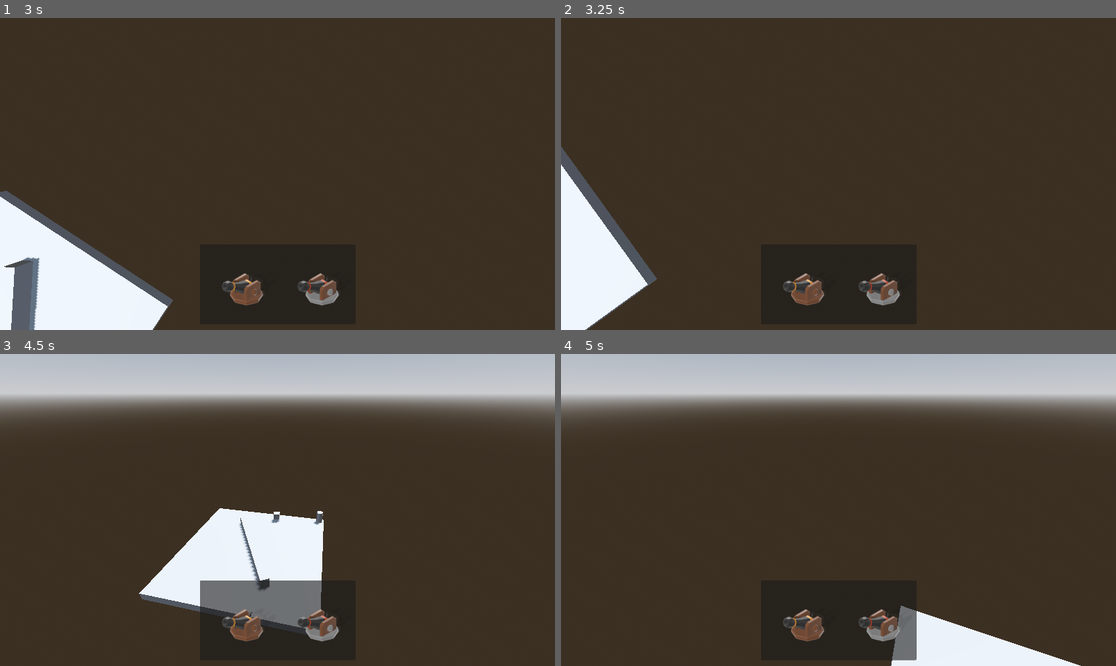
Above: before the commit, frames 1-4 (two rows, left to right).
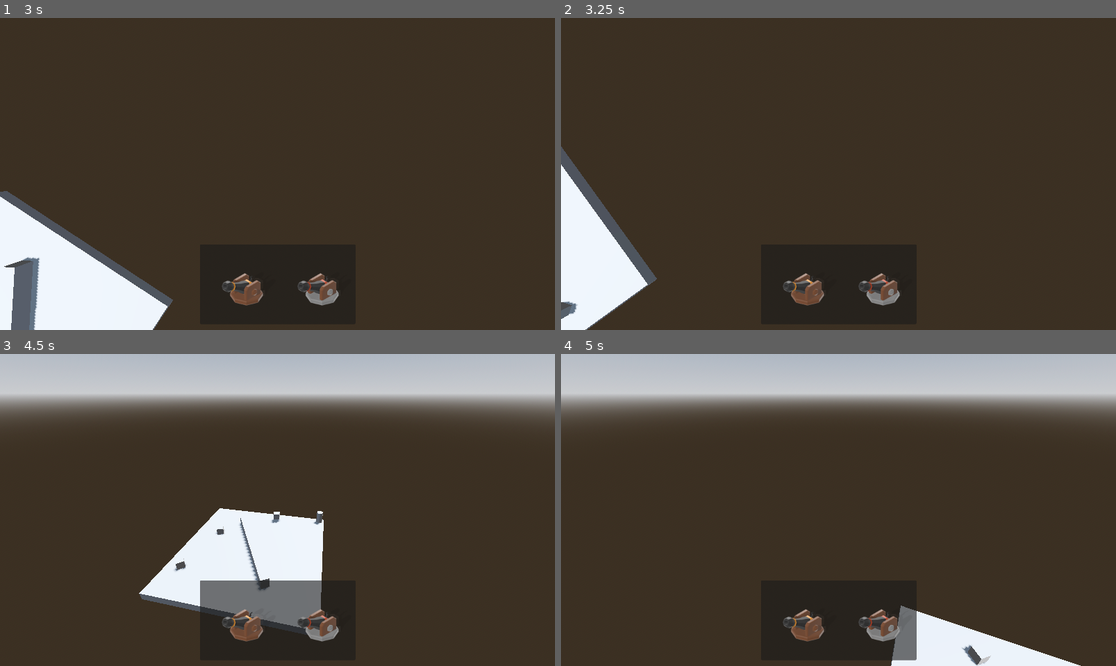
Above: after the commit, the same moments.

Repository: sharky-3/Tower-Defense-Game-Split
Game: Godot game, scene res://Scenes/maps/main.tscn
Two runs of this game, one before a commit and one after it. Both use one fixed random seed, a clock stepped at 60 frames per second and the inputs below.
Inputs (mouse positions are in pixels of both pictures, inside the frame that each line leads up to):
- Up to frame 1 (3 s): tap Enter at 0.5, 2.75 s; move the mouse to (399, 158) at 0.52 s; hold D (right) 0.53-1.28 s; hold Right mouse button (rotate) 0.53-1.28 s; click (399, 158) at 0.67 s; move the mouse to (249, 174) at 1.27 s; hold W (up) 1.28-2.03 s; tap Mouse wheel up (camera_zoom_in) at 1.35 s; right-click (249, 174) at 1.55 s; tap Space at 2 s; move the mouse to (333, 105) at 2.02 s; hold D (right) 2.03-2.78 s; hold Right mouse button (rotate) 2.03-2.78 s; tap Mouse wheel down (camera_zoom_out) at 2.1 s; move the mouse to (271, 180) at 2.77 s; hold W (up) from 2.78 s (still down); click (271, 180) at 2.85 s
- Up to frame 2 (3.25 s): keep holding W (up); right-click (832, 180) at 3.05 s
- Up to frame 3 (4.5 s): move the mouse to (444, 556) at 3.52 s; release W (up) at 3.53 s; hold A (left) 3.53-4.28 s; hold Right mouse button (rotate) 3.53-4.28 s; move the mouse to (233, 506) at 4.27 s; hold W (up) from 4.28 s (still down); tap R (rotate_instance) at 4.35 s
- Up to frame 4 (5 s): keep holding W (up); right-click (794, 506) at 4.55 s

Frame 1 is identical in both runs. In frame 2, 0.1% of the frame differs, in the area x 0-4%, y 90-97%; in frame 3, less than 0.1%; in frame 4, 0.1%, in the area x 72-78%, y 93-100%.

Commit message:
enemy damage player tower

Diff:
--- a/Scenes/Characters/enemy.tscn
+++ b/Scenes/Characters/enemy.tscn
@@ -8,6 +8,7 @@
 
 [node name="Enemy" type="CharacterBody3D"]
 script = ExtResource("1_lsx3x")
+damage = 25.0
 
 [node name="NavigationAgent3D" type="NavigationAgent3D" parent="."]
 
@@ -17,4 +18,4 @@
 [node name="MeshInstance3D" type="MeshInstance3D" parent="."]
 mesh = SubResource("BoxMesh_b1c4r")
 
-[connection signal="target_reached" from="NavigationAgent3D" to="." method="_on_navigation_agent_3d_target_reached"]
+[connection signal="navigation_finished" from="NavigationAgent3D" to="." method="_on_navigation_agent_3d_navigation_finished"]
--- a/Scenes/Towers/player_tower.tscn
+++ b/Scenes/Towers/player_tower.tscn
@@ -1,4 +1,6 @@
-[gd_scene load_steps=3 format=3 uid="uid://xjqc8al6xfu1"]
+[gd_scene load_steps=4 format=3 uid="uid://xjqc8al6xfu1"]
+
+[ext_resource type="Script" uid="uid://5i2krnuovkov" path="res://Scripts/towers/player_tower.gd" id="1_v3u6p"]
 
 [sub_resource type="CylinderMesh" id="CylinderMesh_38mk8"]
 
@@ -6,6 +8,7 @@
 
 [node name="PlayerTower" type="Node3D"]
 transform = Transform3D(2, 0, 0, 0, 3, 0, 0, 0, 2, 0, 0, 0)
+script = ExtResource("1_v3u6p")
 
 [node name="Mesh" type="MeshInstance3D" parent="."]
 transform = Transform3D(1, 0, 0, 0, 1, 0, 0, 0, 1, 0, 1, 0)
@@ -15,8 +18,3 @@
 
 [node name="CollisionShape3D" type="CollisionShape3D" parent="Mesh/RigidBody3D"]
 shape = SubResource("CylinderShape3D_7elqh")
-
-[node name="TopMarker" type="Node3D" parent="."]
-transform = Transform3D(1, 0, 0, 0, 1, 0, 0, 0, 1, 0, 2, 0)
-
-[node name="BaseMarker" type="Node3D" parent="."]
--- a/Scenes/maps/main.tscn
+++ b/Scenes/maps/main.tscn
@@ -86,3 +86,6 @@
 
 [node name="Explosion" parent="." instance=ExtResource("6_dlv6v")]
 transform = Transform3D(1, 0, 0, 0, 1, 0, 0, 0, 1, -4, 3.8322453, 3)
+
+[node name="spawn_enemy_position" type="Node3D" parent="."]
+transform = Transform3D(1, 0, 0, 0, 1, 0, 0, 0, 1, -8.328699, 1.0524497, 7.117219)
--- a/Scripts/enemies/enemy.gd
+++ b/Scripts/enemies/enemy.gd
@@ -1,32 +1,42 @@
 extends CharacterBody3D
 
 @onready var navigation_agent_3d: NavigationAgent3D = $NavigationAgent3D
-@export var speed := 4.0
-@onready var target: Node3D = $"../PlayerTower"
+@onready var target: Node3D = $"../PlayerTower" # default, can be set dynamically
+@export var speed: float = 4.0
+@export var damage: float = 10.0
 
 func _ready() -> void:
-	if not target: _set_target()
-	navigation_agent_3d.target_position = target.global_position
+	# Make sure we have a target
+	if not target:
+		_set_target()
+
+	# Setup NavigationAgent3D
+	if target:
+		navigation_agent_3d.target_position = target.global_position + Vector3.UP
+		navigation_agent_3d.target_desired_distance = 2.0
+		navigation_agent_3d.connect("target_reached", Callable(self, "_on_navigation_agent_3d_target_reached"))
 
 func _set_target():
+	# Attempt to find a node in group "PlayerTower"
 	target = get_tree().get_first_node_in_group("PlayerTower")
 
 func _physics_process(_delta: float) -> void:
 	if not target:
 		return
 
-	# recalc path if needed
+	# Recalculate path if needed
 	if not navigation_agent_3d.is_target_reachable():
-		navigation_agent_3d.set_target_position(target.global_position)
+		navigation_agent_3d.set_target_position(target.global_position + Vector3.UP)
 
-	# move along next path point
+	# Move along next path point
 	var next_path_pos = navigation_agent_3d.get_next_path_position()
 	var dir = (next_path_pos - global_position).normalized()
 
 	velocity.x = dir.x * speed
 	velocity.z = dir.z * speed
+	velocity.y = 0  # prevent vertical movement
 
-	# rotate only horizontally
+	# Rotate horizontally towards target
 	var target_pos = target.global_position
 	target_pos.y = global_position.y
 	look_at(target_pos, Vector3.UP)
@@ -34,4 +44,6 @@
 	move_and_slide()
 
 func _on_navigation_agent_3d_target_reached() -> void:
-	print("enemy has reached player tower!")
+	if target and target.has_method("take_damage"):
+		target.take_damage(damage)
+	queue_free()
--- /dev/null
+++ b/Scripts/towers/player_tower.gd
@@ -0,0 +1,11 @@
+extends Node3D
+@export var health := 100
+@export var is_alive : bool = true
+
+func take_damage(amount: int) -> void:
+	health -= amount
+	print("Tower took ", amount, " damage! Remaining health: ", health)
+	if health <= 0:
+		print("Tower destroyed!")
+		is_alive = false
+		#queue_free()
--- a/Scripts/world_script.gd
+++ b/Scripts/world_script.gd
@@ -1,6 +1,26 @@
 extends Node3D
 
 @onready var player_tower: Node3D = $PlayerTower
+@onready var spawn_enemy_position: Node3D = $spawn_enemy_position
+const Enemy = preload("res://scenes/characters/enemy.tscn")
 
-func _process(_delta) -> void:
-	get_tree().call_group("enemy", "target_position", player_tower.global_transform.origin)
+var spawn_interval: float = 2.0
+var spawn_timer: float = 0.0
+
+func _process(delta: float) -> void:
+	if player_tower.is_alive:
+		get_tree().call_group("enemy", "target_position", player_tower.global_transform.origin)
+
+	# Handle enemy spawning
+	spawn_timer += delta
+	if spawn_timer >= spawn_interval:
+		spawn_timer = 0.0
+		spawn_enemy()
+
+func spawn_enemy() -> void:
+	if player_tower.is_alive:
+		var enemy_instance = Enemy.instantiate()
+		add_child(enemy_instance)
+		if is_instance_valid(spawn_enemy_position):
+			enemy_instance.global_transform.origin = spawn_enemy_position.global_transform.origin
+		enemy_instance.add_to_group("enemy")
Not shown, added: Scripts/towers/player_tower.gd.uid
